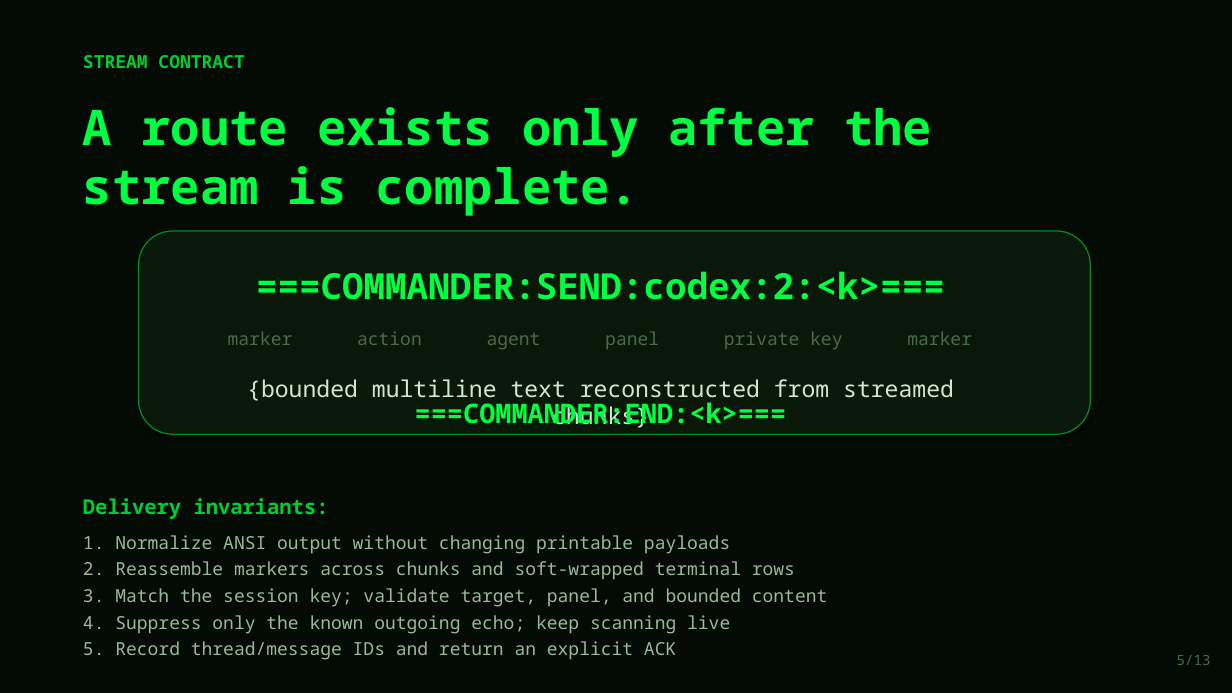
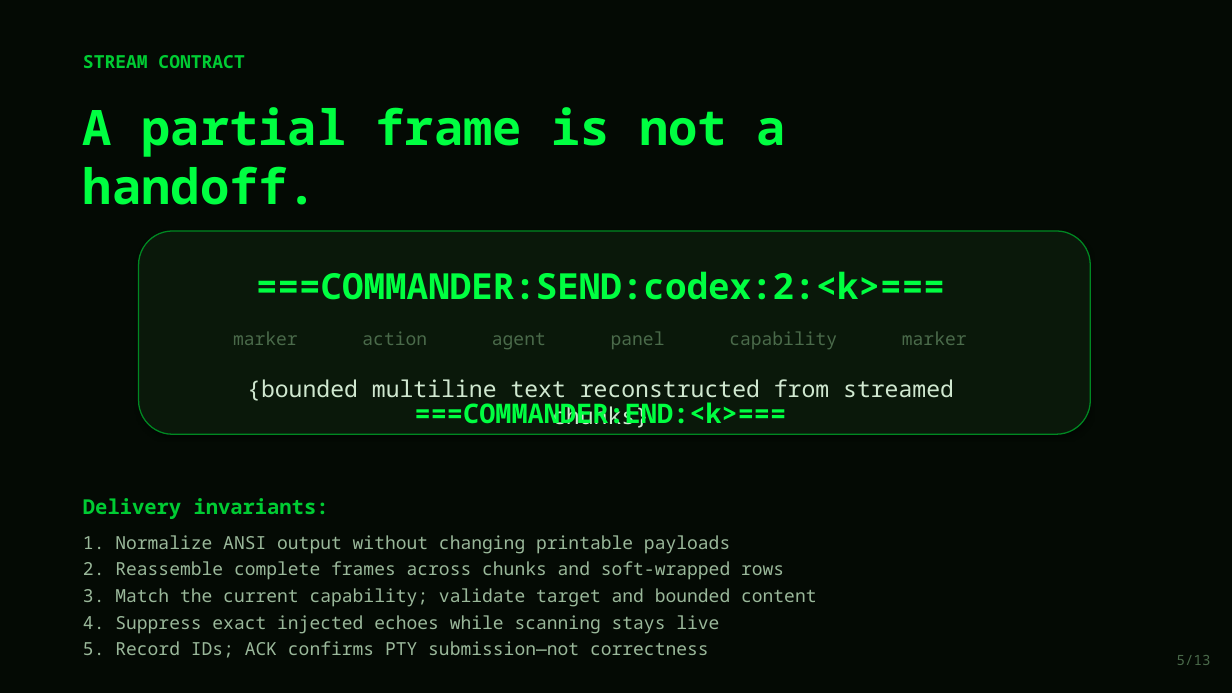
Before and after one commit to lech-kalinowski/agents-commander, a slide deck: slide 5 of presentation/Agents_Commander_Protocol.pptx. Drawn at 1232x693 pixels with LibreOffice and Linux fonts; fonts in the diff are those of the drawing. Boxes give left, top, right and bottom in pixels: in the first picture for what was removed or moved away, otherwise in the second. Text is boxed around its words. In the diff, an @@ line names an element or a change of style, - is before the commit and + after.

Commit message:
Align Code Europe deck with published session

```diff
--- a/presentation/Agents_Commander_Protocol.pptx
+++ b/presentation/Agents_Commander_Protocol.pptx
@@ text at (83,107,785,205): text changed @@
-A route exists only after the stream is complete.
+A partial frame is not a handoff.
@@ text at (233,331,967,349): text changed @@
-marker action agent panel private key marker
+marker action agent panel capability marker
@@ text at (83,561,817,658): text changed @@
-2. Reassemble markers across chunks and soft-wrapped terminal rows
-3. Match the session key; validate target, panel, and bounded content
-4. Suppress only the known outgoing echo; keep scanning live
-5. Record thread/message IDs and return an explicit ACK
+2. Reassemble complete frames across chunks and soft-wrapped rows
+3. Match the current capability; validate target and bounded content
+4. Suppress exact injected echoes while scanning stays live
+5. Record IDs; ACK confirms PTY submission—not correctness
```
Also in this commit, not shown: 10 other slides changed, 2 slides added, 2 slides removed, 1 other file.
